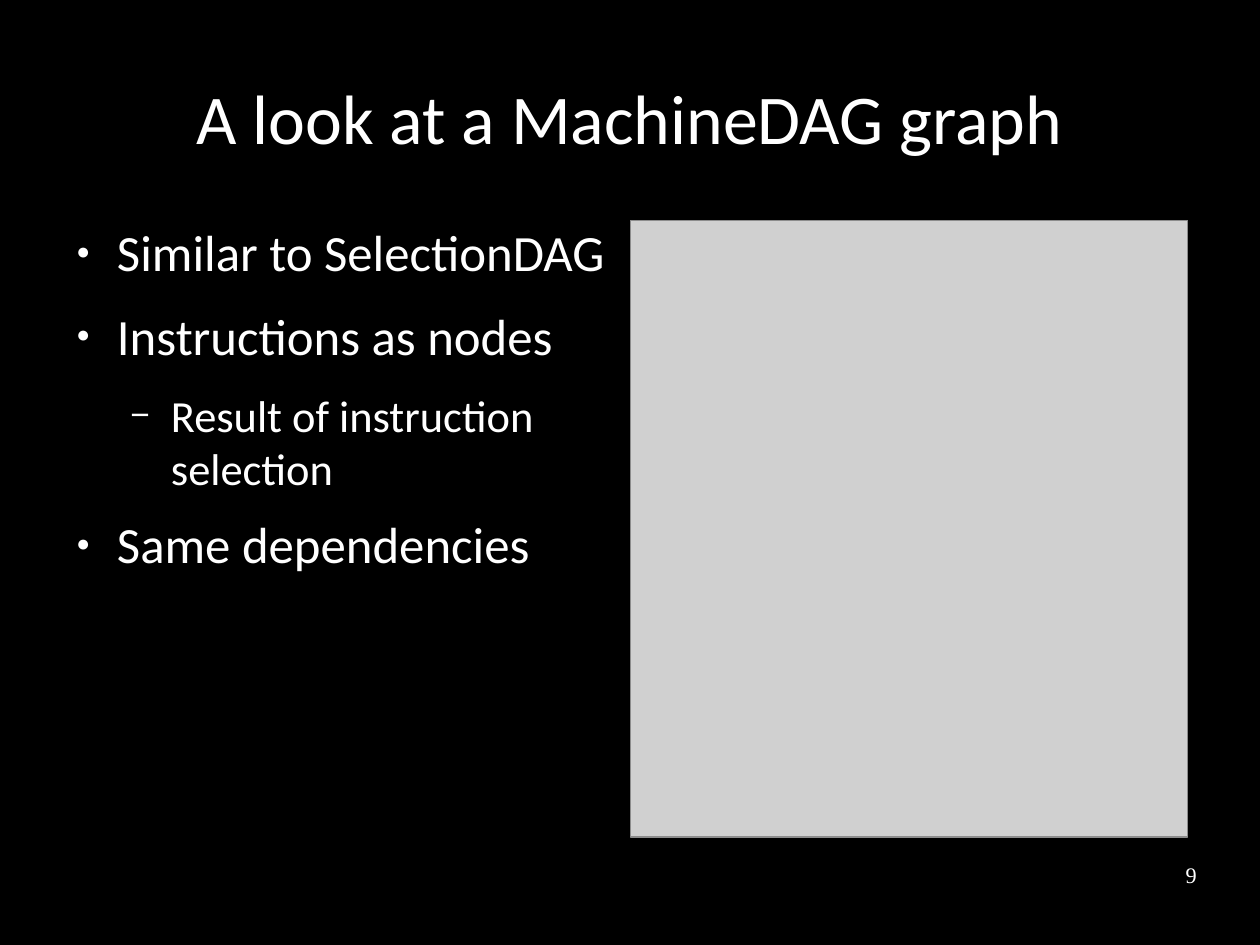
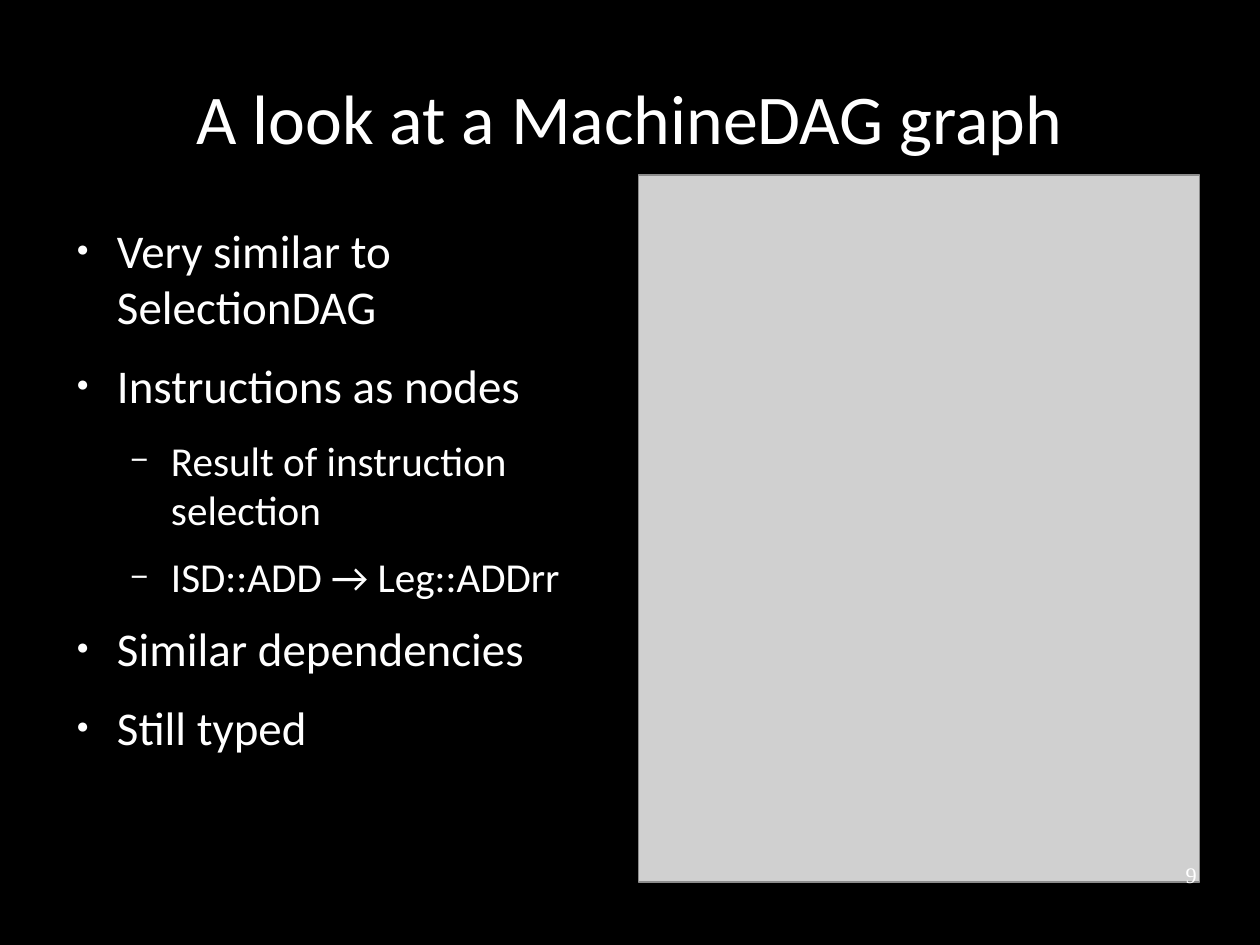
Before and after one commit to frasercrmck/llvm-leg, a slide deck: slide 9 of docs/Codeplay/Slides.odp. Drawn at 1260x945 pixels with LibreOffice and Linux fonts; fonts in the diff are those of the drawing; grey boxes stand for pictures. Boxes give left, top, right and bottom in pixels: in the first picture for what was removed or moved away, otherwise in the second. Text is boxed around its words. In the diff, an @@ line names an element or a change of style, - is before the commit and + after.

Commit message:
Add multiple node selection picture.

```diff
--- a/docs/Codeplay/Slides.odp
+++ b/docs/Codeplay/Slides.odp
@@ picture: place and size @@
-picture at (631, 221, 1189, 837)
+picture at (639, 175, 1199, 883)
@@ text at (117, 235, 391, 325): text changed; size 32 to 29.6 pt @@
-● Similar to SelectionDAG
+● Very similar to SelectionDAG
@@ text at (117, 370, 520, 526): size 32 to 29.6 pt in "Instructions as nodes"; size 28 to 25.9 pt in "Result of instruction selection" @@
@@ text at (117, 565, 560, 753): text changed; size 32 to 29.6 pt @@
-● Same dependencies
+  − ISD::ADD → Leg::ADDrr
+● Similar dependencies
+● Still typed
```
Also in this commit, not shown: 2 other slides changed, 1 slide added.
